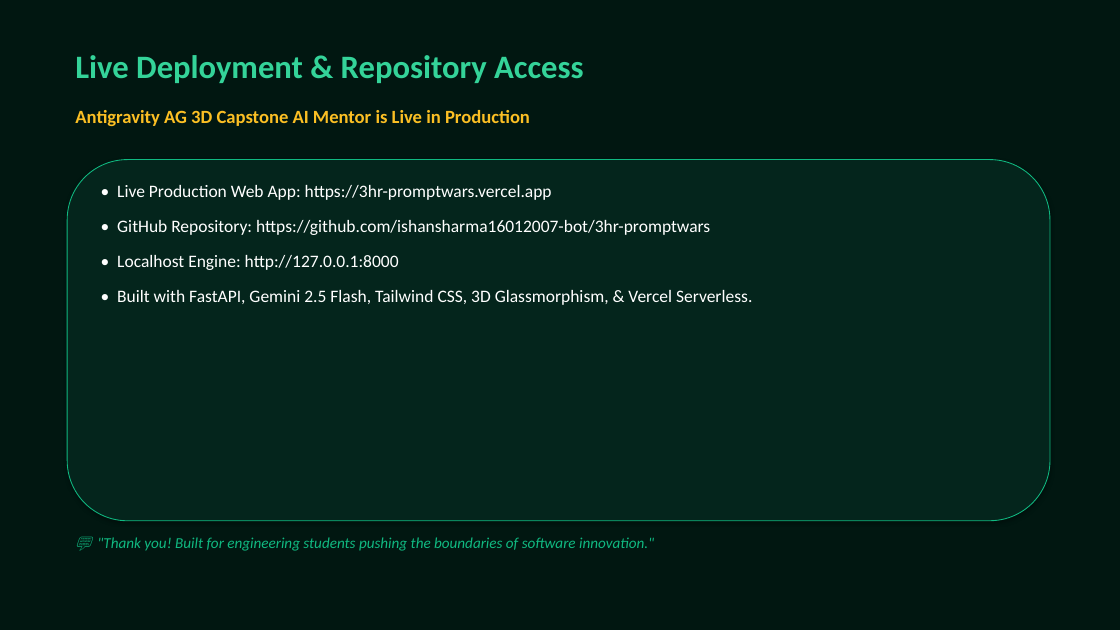
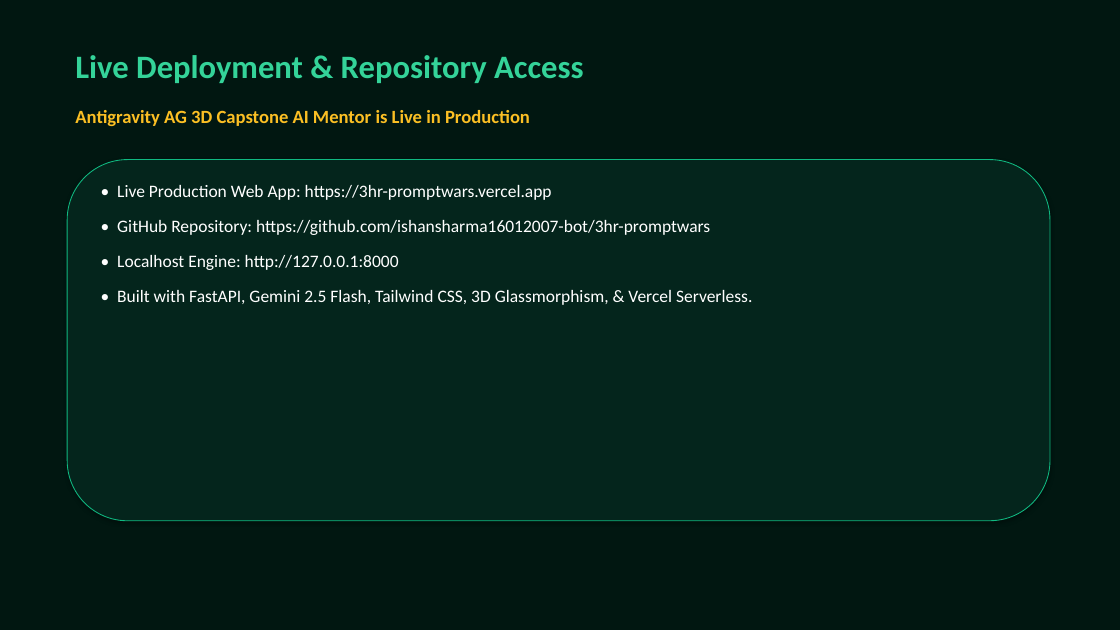
Before and after one commit to ishansharma16012007-bot/3hr-promptwars, a slide deck: slide 20 of antigravity_presentation.pptx. Drawn at 1120x630 pixels with LibreOffice and Linux fonts; fonts in the diff are those of the drawing. Boxes give left, top, right and bottom in pixels: in the first picture for what was removed or moved away, otherwise in the second. Text is boxed around its words. In the diff, an @@ line names an element or a change of style, - is before the commit and + after.

```diff
--- a/antigravity_presentation.pptx
+++ b/antigravity_presentation.pptx
@@ text removed at (97,537,654,551) @@
-💬 "Thank you! Built for engineering students pushing the boundaries of software innovation."
```
Also in this commit, not shown: 19 other slides changed, 3 other files.
